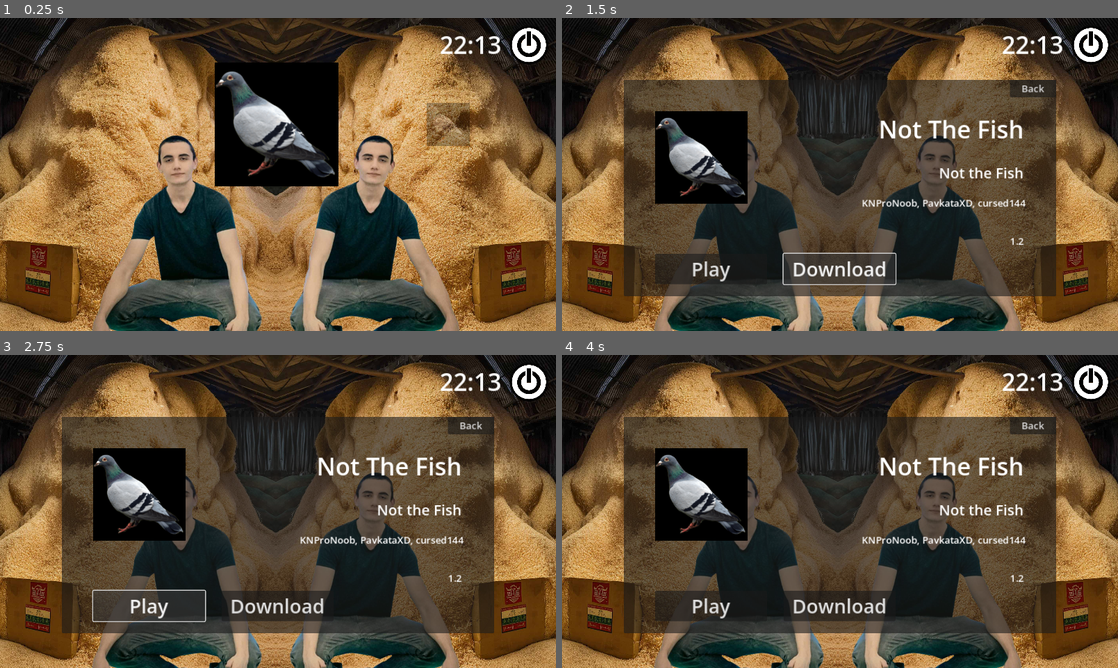
Above: before the commit, frames 1-4 (two rows, left to right).
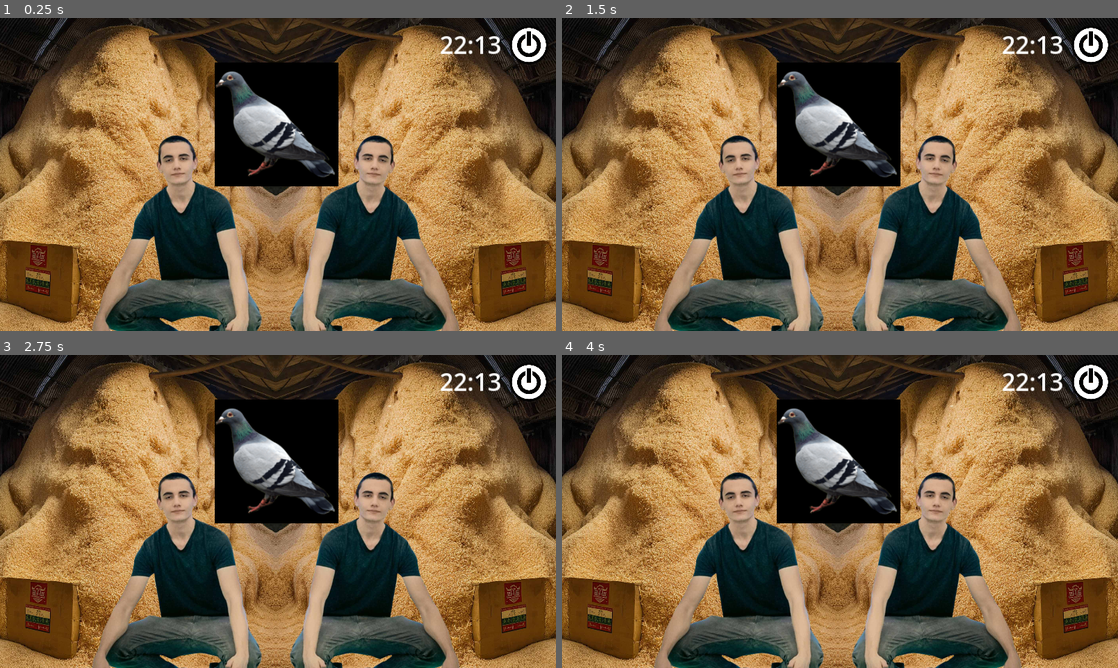
Above: after the commit, the same moments.

Repository: The-RiceBOX-Project/RiceBOX
Game: Godot game, scene res://scenes/main.tscn
The game is run twice, just before and just after one commit, with the same random seed, the same clock (stepped at 60 frames per second) and the same inputs.
Inputs (mouse positions are in pixels of both pictures, inside the frame that each line leads up to):
- Up to frame 1 (0.25 s): no input
- Up to frame 2 (1.5 s): tap Enter (ui_accept) at 0.5, 0.77 s; hold Right (ui_right) 0.53-1.25 s; click "Download" (after the commit: "Update") at 1.25 s
- Up to frame 3 (2.75 s): click (150, 605) at 2 s, where only the run before the commit has a clickable "Play"
- Up to frame 4 (4 s): click (712, 605) at 2.75 s, where only the run before the commit has a clickable "Play"; click (1090, 383) at 3.5 s

The runs differ from the first frame. In frame 1, 1.0% of the frame differs, in the area x 76-85%, y 27-41%; in frame 2, 46%; in frame 3, 47%, in the area x 11-89%, y 14-89%; in frame 4, 46%.

Commit message:
Added Download and Update functionallity

Diff:
--- a/scenes/main.tscn
+++ b/scenes/main.tscn
@@ -244,3 +244,4 @@
 [connection signal="pressed" from="Game_details/Run" to="Game_details" method="_on_run_pressed"]
 [connection signal="pressed" from="Game_details/Back" to="Game_details" method="_on_back_pressed"]
 [connection signal="pressed" from="Game_details/Delete" to="Game_details" method="_on_delete_pressed"]
+[connection signal="pressed" from="Game_details/Download_or_Update" to="Game_details" method="_on_download_or_update_pressed"]
--- a/scripts/game_button.gd
+++ b/scripts/game_button.gd
@@ -2,7 +2,6 @@
 
 var game_number: int
 @export var game_path : String
-@export var game_name : String
 @export var is_on_usb = false
 var has_an_update = false
 signal game_selected(game_path, is_on_usb)
--- a/scripts/game_details.gd
+++ b/scripts/game_details.gd
@@ -6,8 +6,13 @@
 @onready var game_creators = $Creators
 @onready var download_or_update_button = $Download_or_Update
 @onready var delete_button = $Delete
+var version_num = 0
 @onready var executeable = ''
 var game_dir_path = ''
+var games_dir = "games"
+var mnt_dir = "mnt"
+var _is_on_usb = false
+
 
 @onready var games_list = get_node("../Game_select")
 
@@ -24,13 +29,17 @@
 	game_description.text = manifest_json.description
 	game_version.text = manifest_json.version_display
 	game_creators.text = manifest_json.creators
+	version_num = manifest_json.version
 
 	if is_on_usb:
 		download_or_update_button.text = "Download"
+		_is_on_usb = true
 		delete_button.hide()
 	else:
+		_is_on_usb = false
 		delete_button.show()
 		download_or_update_button.text = "Update"
+
 
 	games_list.hide()
 	show()
@@ -48,3 +57,15 @@
 func _on_delete_pressed() -> void:
 	OS.execute("rm", ["-rf", game_dir_path])
 	_on_back_pressed()
+
+
+func _on_download_or_update_pressed() -> void:
+	var game_dir_name = ''
+	if _is_on_usb:
+		game_dir_name = game_dir_path.lstrip(mnt_dir)
+	else:
+		game_dir_name = game_dir_path.lstrip(games_dir)
+	print(game_dir_name)
+	print(["-rf", mnt_dir + game_dir_name, games_dir + game_dir_name])
+	OS.execute("cp", ["-rf", mnt_dir + game_dir_name, games_dir + game_dir_name])
+	_on_back_pressed()
--- a/scripts/game_select.gd
+++ b/scripts/game_select.gd
@@ -44,7 +44,7 @@
 
 	for game in DirAccess.get_directories_at(mnt_folder):
 		for game_on_disk in game_buttons.get_children():
-			if game_on_disk.game_path.lstrip('games/') == game:
+			if game_on_disk.game_path.lstrip(games_folder + "/") == game:
 				game_on_disk.has_an_update = true
 				return
 
Not shown, removed: games/not_the_fish/icon.png.import
Renamed: games/not_the_fish/icon.png -> games/not_the_fishh/icon.png
Not shown, added: games/not_the_fishh/icon.png.import
Renamed: games/not_the_fish/manifest.json -> games/not_the_fishh/manifest.json
Binary file added: games/not_the_fishh/not_the_fishh/icon.png
Not shown, added: games/not_the_fishh/not_the_fishh/icon.png.import
Not shown, added: games/not_the_fishh/not_the_fishh/manifest.json
Not shown, changed: games/not_the_fish/exec
Not shown, added: games/not_the_fishh/exec
Not shown, added: games/not_the_fishh/not_the_fishh/exec
